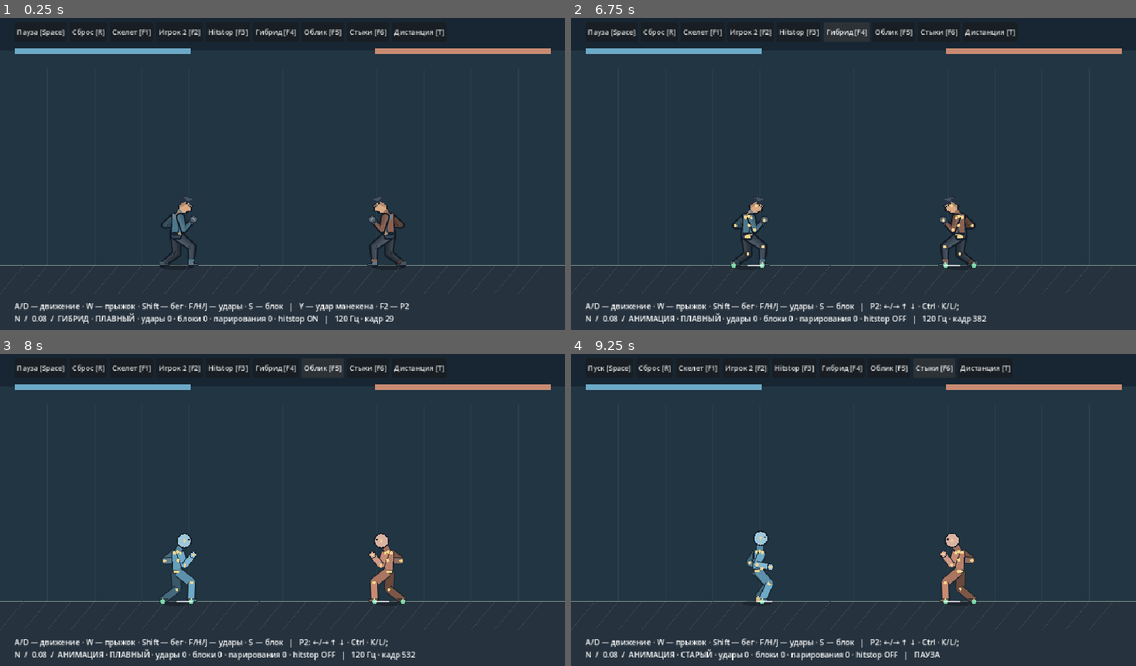
Above: before the commit, frames 1-4 (two rows, left to right).
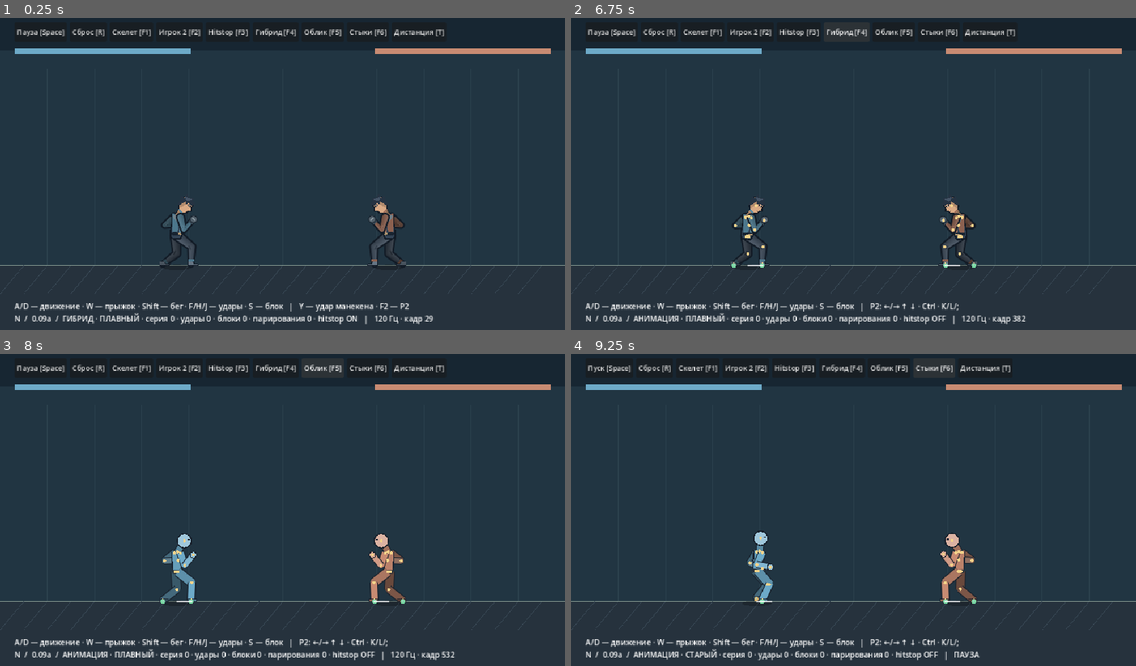
Above: after the commit, the same moments.

Repository: Mefits/Project-N
Game: Godot game, scene res://game/arena.tscn
Same seed, same stepped clock (60 frames per second), same inputs: the game is played once before the commit and once after it.
Inputs:
- Up to frame 1 (0.25 s): no input
- Up to frame 2 (6.75 s): click "Дистанция [T]" at 0.5 s; click "Пауза [Space]" at 1.25 s; click "Дистанция [T]" at 2 s; click "Пуск [Space]" at 2.75 s; click "Сброс [R]" at 3.5 s; click "Скелет [F1]" at 4.25 s; click "Игрок 2 [F2]" at 5 s; click "Hitstop [F3]" at 5.75 s; click "Гибрид [F4]" at 6.5 s
- Up to frame 3 (8 s): click "Облик [F5]" at 7.25 s
- Up to frame 4 (9.25 s): click "Стыки [F6]" at 8 s; tap Enter at 8.75 s; hold D from 8.78 s (still down); tap R at 8.85 s; tap Space at 9.02 s

The runs differ from the first frame. In frame 1, 1.0% of the frame differs, in the area x 7-77%, y 94-99%; in frame 2, 1.0%, in the area x 7-81%, y 94-99%; in frame 3, 1.0%; in frame 4, 0.9%.

Commit message:
N 0.09a: longer running stride, faster baseline attacks and first linked hand string

Diff:
--- a/game/arena.gd
+++ b/game/arena.gd
@@ -31,7 +31,7 @@
     _button("Облик [F5]",_toggle_skin)
     _button("Стыки [F6]",_toggle_smooth)
     _button("Дистанция [T]",_close_reset)
-    toolbar.get_child(toolbar.get_child_count()-1).tooltip_text="Сброс на дистанцию 66 px. F/H/J — удары."
+    toolbar.get_child(toolbar.get_child_count()-1).tooltip_text="Сброс на дистанцию 66 px. F ×3 — серия · H/J — удары."
     hud=Label.new()
     hud.position=Vector2(24,490)
     hud.add_theme_font_size_override("font_size",13)
@@ -106,7 +106,7 @@
     _hud()
     queue_redraw()
 func _hud()->void:
-    hud.text="A/D — движение · W — прыжок · Shift — бег · F/ …(86 unchanged characters)… 2: ←/→ ↑ ↓ · Ctrl · K/L/;")+"\nN  /  0.08  /  "+("ГИБРИД" if world.hybrid_enabled else "АНИМАЦИЯ")+" · "+("ПЛАВНЫЙ" if smooth_skin else "СТАРЫЙ")+" · удары "+str(world.hits)+" · блоки  …(184 unchanged characters)…
+    hud.text="A/D — движение · W — прыжок · Shift — бег · F/ …(86 unchanged characters)… 2: ←/→ ↑ ↓ · Ctrl · K/L/;")+"\nN  /  0.09a  /  "+("ГИБРИД" if world.hybrid_enabled else "АНИМАЦИЯ")+" · "+("ПЛАВНЫЙ" if smooth_skin else "СТАРЫЙ")+" · серия "+str(world.jab_a.chain_count)+" · удары "+str(world.hits)+" · блоки  …(184 unchanged characters)…
 func _segment(a:Vector2,b:Vector2,width:float,c:Color)->void:
     draw_line(a,b,Color("#17202b"),width+3,true)
     draw_line(a,b,c,width,true)
--- /dev/null
+++ b/game/chain_pose.gd
@@ -0,0 +1,37 @@
+extends RefCounted
+## First linked hand string: lead straight -> rear straight -> short lead hook.
+## Original authored local poses, distinct attack paths; no sprite copying.
+const DURATION=32
+const ACTIVE_FROM=9
+const ACTIVE_TO=15
+const CANCEL_FROM=17
+const CROSS=[
+    [0,1.0,Vector2(3,-50),6.0,Vector2(26,1),Vector2(6,10)],
+    [4,1.0,Vector2(-2,-49),-8.0,Vector2(16,4),Vector2(-10,9)],
+    [9,1.0,Vector2(7,-51),23.0,Vector2(8,9),Vector2(43,-2)],
+    [12,1.0,Vector2(9,-51),29.0,Vector2(6,10),Vector2(44,0)],
+    [16,1.0,Vector2(5,-50),18.0,Vector2(11,7),Vector2(34,3)],
+    [23,1.0,Vector2(0,-50),3.0,Vector2(20,0),Vector2(10,11)],
+    [32,0.0,Vector2(0,-50),0.0,Vector2(20,0),Vector2(7,10)]
+]
+const HOOK=[
+    [0,1.0,Vector2(3,-50),12.0,Vector2(15,7),Vector2(30,4)],
+    [4,1.0,Vector2(-3,-48),-12.0,Vector2(-9,-3),Vector2(13,9)],
+    [9,1.0,Vector2(6,-49),20.0,Vector2(34,2),Vector2(6,13)],
+    [12,1.0,Vector2(9,-48),27.0,Vector2(39,10),Vector2(5,14)],
+    [16,1.0,Vector2(7,-49),18.0,Vector2(29,12),Vector2(9,9)],
+    [23,1.0,Vector2(1,-50),4.0,Vector2(18,3),Vector2(8,10)],
+    [32,0.0,Vector2(0,-50),0.0,Vector2(20,0),Vector2(7,10)]
+]
+static func pose(kind:String,t:int)->Dictionary:
+    var keys:Array=CROSS if kind=="cross" else HOOK
+    var a:Array=keys[0]
+    var b:Array=keys[1]
+    for i in range(1,keys.size()):
+        if t<=int(keys[i][0]):
+            a=keys[i-1]
+            b=keys[i]
+            break
+    var u:float=clampf(float(t-int(a[0]))/float(int(b[0])-int(a[0])),0,1)
+    u=u*u*(3-2*u)
+    return {"weight":lerpf(float(a[1]),float(b[1]),u),"hip":Vector2(a[2]).lerp(b[2],u),"lean":lerpf(float(a[3]),float(b[3]),u),"lead":Vector2(a[4]).lerp(b[4],u),"rear":Vector2(a[5]).lerp(b[5],u)}
--- a/game/jab.gd
+++ b/game/jab.gd
@@ -2,16 +2,19 @@
 ## Three authored attacks, basic guard/parry and bounded spring reaction. Fixed 120 Hz.
 const REACTION=preload("res://game/impact_reaction.gd")
 const KICK=preload("res://game/kick_pose.gd")
-const HEAVY_DURATION=80
-const HEAVY_ACTIVE_FROM=24
-const HEAVY_ACTIVE_TO=36
+const CHAIN=preload("res://game/chain_pose.gd")
+const BUFFER_TICKS=22
+const BLEND_TICKS=5
+const HEAVY_DURATION=58
+const HEAVY_ACTIVE_FROM=18
+const HEAVY_ACTIVE_TO=26
 const HEAVY_DAMAGE=25
 const HEAVY_KNOCKBACK=235.0
 const HEAVY_HURT=50
 const HEAVY_HITSTOP=10
-const DURATION=48
-const ACTIVE_FROM=12
-const ACTIVE_TO=23
+const DURATION=36
+const ACTIVE_FROM=9
+const ACTIVE_TO=17
 const HURT_TICKS=26
 const DAMAGE=10
 const KNOCKBACK=145.0
@@ -61,6 +64,11 @@
 var hp:int=100
 var attacks:int=0
 var connected:bool=false
+var contact_hit:bool=false
+var chain_buffer:int=0
+var chain_count:int=0
+var peak_chain:int=0
+var transition_pose:Dictionary={}
 var latch:bool=false
 var queued:bool=false
 func capture(pressed:bool,heavy:bool=false,kick:bool=false,guard:bool=false)->void:
@@ -79,11 +87,12 @@
     heavy_latch=heavy
     kick_latch=kick
 func duration()->int:
+    if kind in ["cross","hook"]:return CHAIN.DURATION
     if kind=="kick":return KICK.DURATION
     return HEAVY_DURATION if kind=="heavy" else DURATION
 func fist()->String:
     if kind=="kick":return "foot_near"
-    return "hand_far" if kind=="heavy" else "hand_near"
+    return "hand_far" if kind in ["heavy","cross"] else "hand_near"
 func contact_point(rig,face:int)->Vector2:
     var p:Vector2=rig.points[fist()]
     # Kick reaches the visible forefoot, rather than the ankle joint alone.
@@ -91,14 +100,36 @@
     return p
 func kicking()->bool:return kind=="kick" and age>=0
 func profile()->Dictionary:
+    if kind=="cross":return {"damage":9,"knockback":85.0,"hurt":32,"freeze":4,"strength":.85,"heavy":false}
+    if kind=="hook":return {"damage":16,"knockback":200.0,"hurt":42,"freeze":7,"strength":1.5,"heavy":true}
     if kind=="kick":return {"damage":KICK.DAMAGE,"knockback":KICK.KNOCKBACK,"hurt":KICK.HURT,"freeze":KICK.HITSTOP,"strength":1.6,"heavy":true}
     return {"damage":HEAVY_DAMAGE,"knockback":HEAVY_KNOCKBACK,"hurt":HEAVY_HURT,"freeze":HEAVY_HITSTOP,"strength":2.0,"heavy":true} if kind=="heavy" else {"damage":DAMAGE,"knockback":KNOCKBACK,"hurt":HURT_TICKS,"freeze":HITSTOP,"strength":1.0,"heavy":false}
 func tick(m)->void:
     reaction.step()
     if hurt>0:hurt-=1
+    if chain_buffer>0:chain_buffer-=1
     if age>=0:
         age+=1
-        if age>=duration():age=-1
+        if age>=duration():
+            age=-1
+            chain_count=0
+            chain_buffer=0
+            transition_pose={}
+    if queued and queued_kind=="jab" and kind in ["jab","cross"] and age>=0 and hurt==0:
+        chain_buffer=BUFFER_TICKS
+        queued=false
+    var cancel:int=19 if kind=="jab" else CHAIN.CANCEL_FROM
+    if age>=cancel and chain_buffer>0 and contact_hit and kind in ["jab","cross"] and hurt==0 and hp>0:
+        transition_pose=_attack_pose()
+        kind="cross" if kind=="jab" else "hook"
+        age=0
+        connected=false
+        contact_hit=false
+        chain_buffer=0
+        chain_count+=1
+        peak_chain=maxi(peak_chain,chain_count)
+        attacks+=1
+
     if blockstun>0:blockstun-=1
     if parry_left>0:parry_left-=1
     var eligible:bool=m.grounded and age<0 and hurt==0 and hp>0
@@ -118,17 +149,25 @@
             kick_pending=0
             age=0
             kind=queued_kind
+            transition_pose={}
+            chain_count=1 if kind=="jab" else 0
+            peak_chain=maxi(peak_chain,chain_count)
+            contact_hit=false
             connected=false
             attacks+=1
     if kick_pending>0 and age<0 and m.grounded and m.swing<0 and absf(m.velocity.x)<=20:
         age=0
         kind="kick"
+        chain_count=0
+        contact_hit=false
+        transition_pose={}
         connected=false
         attacks+=1
         kick_pending=0
     queued=false
 func locked()->bool:return age>=0 or hurt>0 or hp<=0 or blockstun>0
 func active()->bool:
+    if kind in ["cross","hook"]:return age>=CHAIN.ACTIVE_FROM and age<=CHAIN.ACTIVE_TO and not connected
     if kind=="kick":return age>=KICK.ACTIVE_FROM and age<=KICK.ACTIVE_TO and not connected
     return age>=(HEAVY_ACTIVE_FROM if kind=="heavy" else ACTIVE_FROM) and age<=(HEAVY_ACTIVE_TO if kind=="heavy" else ACTIVE_TO) and not connected
 func defense(m,source_x:float)->String:
@@ -144,6 +183,9 @@
     parry_left=0
     blockstun=0
 func punish_parried(m,direction:int)->void:
+    chain_buffer=0
+    chain_count=0
+    transition_pose={}
     age=-1
     hurt=PARRY_STUN
     hurt_total=hurt
@@ -156,6 +198,9 @@
     m.velocity.x=24.0*direction
     reaction.impulse(.6,.8,float(direction*m.facing))
 func receive(m,direction:int,attack:Dictionary,lever:float)->void:
+    chain_buffer=0
+    chain_count=0
+    transition_pose={}
     guarding=false
     guard_blend=0
     parry_left=0
@@ -181,15 +226,24 @@
             var recoil:float=clampf(float(blockstun)/20,0,1)
             return {"weight":guard_blend,"hip":Vector2(-2,-48),"lean":3.0-10.0*recoil,"lead":Vector2(24,-7)+Vector2(-5,4)*recoil,"rear":Vector2(17,4)+Vector2(-4,3)*recoil}
         return {}
+    return _attack_pose()
+func _attack_pose()->Dictionary:
     if kind=="kick":return KICK.pose(age)
+    if kind in ["cross","hook"]:
+        var target:Dictionary=CHAIN.pose(kind,age)
+        if not transition_pose.is_empty() and age<BLEND_TICKS:
+            var blend:float=smoothstep(0.0,float(BLEND_TICKS),float(age))
+            return {"weight":lerpf(float(transition_pose.weight),float(target.weight),blend),"hip":Vector2(transition_pose.hip).lerp(target.hip,blend),"lean":lerpf(float(transition_pose.lean),float(target.lean),blend),"lead":Vector2(transition_pose.lead).lerp(target.lead,blend),"rear":Vector2(transition_pose.rear).lerp(target.rear,blend)}
+        return target
+    var pose_tick:float=float(age)*(80.0/HEAVY_DURATION if kind=="heavy" else 48.0/DURATION)
     var keys:Array=HEAVY_KEYS if kind=="heavy" else KEYS
     var a:Array=keys[0]
     var b:Array=keys[1]
     for i in range(1,keys.size()):
-        if age<=int(keys[i][0]):
+        if pose_tick<=float(keys[i][0]):
             a=keys[i-1]
             b=keys[i]
             break
-    var u:float=float(age-int(a[0]))/float(int(b[0])-int(a[0]))
+    var u:float=(pose_tick-float(a[0]))/float(int(b[0])-int(a[0]))
     u=u*u*(3-2*u)
     return {"weight":lerpf(float(a[1]),float(b[1]),u),"hip":Vector2(lerpf(float(a[2]),float(b[2]),u),lerpf(float(a[3]),float(b[3]),u)),"lean":lerpf(float(a[4]),float(b[4]),u),"lead":Vector2(a[5]).lerp(b[5],u),"rear":Vector2(a[6]).lerp(b[6],u)}
--- a/game/kick_pose.gd
+++ b/game/kick_pose.gd
@@ -1,9 +1,9 @@
 extends RefCounted
 ## Front kick, right-facing local targets. Rear foot stays planted.
 ## Based on chamber/extension/retraction silhouettes in Martial Arts front_kick.
-const DURATION=84
-const ACTIVE_FROM=24
-const ACTIVE_TO=34
+const DURATION=64
+const ACTIVE_FROM=19
+const ACTIVE_TO=26
 const DAMAGE=18
 const KNOCKBACK=195.0
 const HURT=40
@@ -21,13 +21,14 @@
     [84,0.0,Vector2(0,-50),0.0,Vector2(22,0),Vector2(7,10),Vector2(24,-2)]
 ]
 static func pose(tick:int)->Dictionary:
+    var pose_tick:float=float(tick)*84.0/DURATION
     var a:Array=KEYS[0]
     var b:Array=KEYS[1]
     for i in range(1,KEYS.size()):
-        if tick<=int(KEYS[i][0]):
+        if pose_tick<=float(KEYS[i][0]):
             a=KEYS[i-1]
             b=KEYS[i]
             break
-    var u:float=clampf(float(tick-int(a[0]))/float(int(b[0])-int(a[0])),0,1)
+    var u:float=clampf((pose_tick-float(a[0]))/float(int(b[0])-int(a[0])),0,1)
     u=u*u*(3-2*u)
     return {"weight":lerpf(float(a[1]),float(b[1]),u),"hip":Vector2(a[2]).lerp(b[2],u),"lean":lerpf(float(a[3]),float(b[3]),u),"lead":Vector2(a[4]).lerp(b[4],u),"rear":Vector2(a[5]).lerp(b[5],u),"kick_foot":Vector2(a[6]).lerp(b[6],u)}
--- a/game/motion_pose.gd
+++ b/game/motion_pose.gd
@@ -18,6 +18,6 @@
     hand=hand.lerp(Vector2(19.0 if side==0 else 9.0,12.0),extend)
     return {"foot":f,"hand":hand,"lean":lerpf(12.0,25.0,tuck)*(1.0-extend)+4.0*extend,"hip_y":-50.0+6.0*tuck,"phase":phase}
 static func arm_target(stride:float,run:float,side:int)->Vector2:
-    var upper:float=stride*lerpf(24.0,48.0,run)
-    var elbow:float=lerpf(35.0,91.0,run)
+    var upper:float=stride*lerpf(24.0,61.0,run)
+    var elbow:float=lerpf(35.0,77.0,run)
     return Vector2(0,22).rotated(deg_to_rad(upper))+Vector2(0,23).rotated(deg_to_rad(upper-elbow))
--- a/game/motor.gd
+++ b/game/motor.gd
@@ -4,7 +4,7 @@
 const FLOOR=430.0
 const DT=1.0/120.0
 const WALK=135.0
-const RUN=215.0
+const RUN=240.0
 const GRAVITY=1000.0
 const JUMP=395.0
 const ACCEL=1150.0
@@ -48,9 +48,11 @@
     # Freeze the step duration at lift-off; changing Shift mid-step cannot snap a foot.
     var moving:bool=absf(axis)>.01
     var fast:bool=moving and sprint and axis*facing>0
-    swing_duration=.13 if fast else (.18 if moving else .15)
-    swing_height=23.0 if fast else (10.0 if moving else 6.0)
-    var ahead:float=signf(axis)*(17.0+absf(axis)*swing_duration)
+    swing_duration=.21 if fast else (.18 if moving else .15)
+    swing_height=26.0 if fast else (10.0 if moving else 6.0)
+    # Aim ahead of the future root, not the root at lift-off.
+    var reach:float=20.0+clampf(absf(velocity.x)*swing_duration,12.0,44.0) if fast else 17.0
+    var ahead:float=signf(axis)*reach
     if not moving:ahead=(STANCE.HALF_WIDTH if index==0 else -STANCE.HALF_WIDTH)*facing
     swing_to=Vector2(clampf(pos.x+ahead,32,928),FLOOR)
     swing_t=0
@@ -74,7 +76,8 @@
     # Backpedal in guard rather than playing a forward sprint backwards.
     var backward:bool=axis*facing<0
     var target:float=axis*(96.0 if backward else (RUN if sprint else WALK))
-    velocity.x=move_toward(velocity.x,target,DT*(550.0 if input.get("hurt",false) else (BRAKE if absf(axis)<.01 else ACCEL)))
+    if input.get("combo_follow",false):target=axis*165.0
+    velocity.x=move_toward(velocity.x,target,DT*(550.0 if input.get("hurt",false) else (BRAKE if absf(axis)<.01 else (1900.0 if input.get("combo_follow",false) else ACCEL))))
     if grounded and jump and not jump_latch:
         takeoff_feet.clear()
         for foot in feet:takeoff_feet.append(Vector2((foot.x-pos.x)*facing,foot.y-pos.y-2))
--- a/game/rig.gd
+++ b/game/rig.gd
@@ -27,11 +27,11 @@
     var moving:float=clampf(m.gait,0,1) if m.grounded else 1.0
     var fast:float=m.run_mix
     var backward:bool=relative<-.1
-    var travel_lean:float=3.0 if backward else lerpf(8.0,23.0,fast)
+    var travel_lean:float=3.0 if backward else lerpf(8.0,31.0,fast)
     var lean:float=lerpf(float(g.torso),travel_lean,moving)
     var hip_x:float=lerpf(float(g.hip.x),0,moving)
     var step_u:float=m.swing_t/m.swing_duration if m.swing>=0 else 0.0
-    var bounce:float=sin(step_u*PI)*lerpf(2.0,5.0,fast)*moving
+    var bounce:float=sin(step_u*PI)*lerpf(2.0,3.5,fast)*moving
     var hip_y:float=lerpf(float(g.hip.y),-51.0-bounce,moving)+9*m.land
     lean+=12*m.land
     if not m.grounded:
@@ -54,7 +54,7 @@
     lean=clampf(lean+reaction.x,-55,55)
     var hip:=Vector2(hip_x,hip_y)
     var chest:=hip+Vector2(0,-TORSO).rotated(deg_to_rad(lean))
-    var head:=chest+Vector2(0,-NECK).rotated(deg_to_rad(clampf(lerpf(float(g.head),(lean-reaction.x)*.6,moving)+reaction.y,-45,60)))
+    var head:=chest+Vector2(0,-NECK).rotated(deg_to_rad(clampf(lerpf(float(g.head),(lean-reaction.x)*lerpf(.6,.27,fast),moving)+reaction.y,-45,60)))
     var local:Dictionary={"hips":hip,"chest":chest,"head":head}
     for i in range(2):
         var side:String="near" if i==0 else "far"
--- a/game/world.gd
+++ b/game/world.gd
@@ -42,8 +42,8 @@
     var prev_b:Vector2=jab_b.contact_point(rig_b,b.facing)
     var ax:float=a.pos.x
     var bx:float=b.pos.x
-    a.tick(_motor_input(left,jab_a),bx)
-    b.tick(_motor_input(right,jab_b),ax)
+    a.tick(_motor_input(left,jab_a,a,b),bx)
+    b.tick(_motor_input(right,jab_b,b,a),ax)
     if absf(a.pos.y-b.pos.y)<70 and absf(a.pos.x-b.pos.x)<38:
         var sign0:float=1 if ax<=bx else -1
         var mid:float=clampf((a.pos.x+b.pos.x)*.5,67,893)
@@ -71,6 +71,7 @@
 
 func _resolve(src,dst,attack,defender,contact:Dictionary,profile:Dictionary,result:String)->int:
     attack.connected=true
+    attack.contact_hit=result=="hit"
     last_contact=contact.point
     last_lever=float(contact.lever)
     last_result=result
@@ -89,7 +90,11 @@
             defender.receive(dst,src.facing,profile,last_lever)
             return int(profile.freeze)
 
-func _motor_input(input:Dictionary,j)->Dictionary:
+func _motor_input(input:Dictionary,j,m,opponent)->Dictionary:
+    # Bounded authored pursuit, only on confirmed linked hand attacks. No teleport or magnetic hit.
+    if j.age>=0 and j.kind in ["cross","hook"]:
+        var gap:float=(opponent.pos.x-m.pos.x)*m.facing
+        return {"lock_facing":true,"combo_follow":true,"move":float(m.facing) if gap>49 and gap<115 and absf(opponent.pos.y-m.pos.y)<45 else 0.0}
     if j.guarding:return {"lock_facing":true,"hurt":j.blockstun>0}
     if j.kicking():return {"lock_facing":true,"kick_support":true}
     if j.kick_pending>0:return {"settle_kick":true,"lock_facing":true}
--- /dev/null
+++ b/tests/chain.gd
@@ -0,0 +1,58 @@
+extends SceneTree
+const W=preload("res://game/world.gd")
+const J=preload("res://game/jab.gd")
+const R=preload("res://game/rig.gd")
+var errors:int=0
+func _initialize()->void:call_deferred("_run")
+func check(ok:bool,msg:String)->void:
+    if not ok:errors+=1;push_error(msg)
+func close_world(gap:float=60)->RefCounted:
+    var w=W.new()
+    w.a.separate(150)
+    w.b.separate(w.a.pos.x+gap-w.b.pos.x)
+    w.rig_a.sample(w.a)
+    w.rig_b.sample(w.b)
+    return w
+func string_run(w,mirror:bool=false,guard:bool=false)->Array:
+    var attacker=w.jab_b if mirror else w.jab_a
+    var sent:int=0
+    var kinds:Array=[]
+    var last:String=""
+    for i in range(200):
+        var press:bool=i==0 or (sent==1 and attacker.kind=="jab" and attacker.age>=11) or (sent==2 and attacker.kind=="cross" and attacker.age>=11)
+        if press:sent+=1
+        var input:Dictionary={"jab":press}
+        var other:Dictionary={"guard":guard}
+        w.tick(other if mirror else input,input if mirror else other)
+        if attacker.age>=0 and attacker.kind!=last:
+            kinds.append(attacker.kind)
+            last=attacker.kind
+        var p:Dictionary=w.rig_b.points if mirror else w.rig_a.points
+        for side in ["near","far"]:
+            check(absf(p["shoulder_"+side].distance_to(p["elbow_"+side])-R.UPPER_ARM)<.001,"Chain upper arm")
+            check(absf(p["elbow_"+side].distance_to(p["hand_"+side])-R.LOWER_ARM)<.001,"Chain forearm")
+    return kinds
+func _run()->void:
+    var w=close_world()
+    var x:float=w.a.pos.x
+    var kinds:Array=string_run(w)
+    check(kinds==["jab","cross","hook"],"Distinct lead/rear/hook")
+    check(w.hits==3 and w.jab_b.hp==65 and w.jab_a.peak_chain==3,"Three confirmed contacts")
+    check(w.a.pos.x>x+8 and w.a.pos.x<x+100,"Bounded pursuit")
+    check(w.jab_a.age<0 and w.jab_a.chain_count==0,"Returns to guard")
+    var mirror=close_world()
+    check(string_run(mirror,true)==["jab","cross","hook"],"Mirrored sequence")
+    check(mirror.hits==3 and mirror.jab_a.hp==65,"Mirror damage")
+    var miss=close_world(170)
+    check(string_run(miss)==["jab"] and miss.hits==0,"Whiff cannot unlock followup")
+    var blocked=close_world()
+    blocked.tick({},{"guard":true})
+    for i in range(20):blocked.tick({},{"guard":true})
+    check(string_run(blocked,false,true)==["jab"] and blocked.blocks==1 and blocked.hits==0,"Block cannot unlock followup")
+    var parry=close_world()
+    for i in range(100):
+        parry.tick({"jab":i==0 or i==11},{"guard":i>=6})
+    check(parry.parries==1 and parry.jab_a.attacks==1 and parry.jab_a.chain_buffer==0,"Parry clears chain")
+    check(J.DURATION==36 and J.HEAVY_DURATION==58 and J.KICK.DURATION==64,"New baseline tempo")
+    print("N chain failures: ",errors,"; sequence ",kinds,"; hits ",w.hits,"; travel ",w.a.pos.x-x)
+    quit(0 if errors==0 else 1)
--- a/tests/defense.gd
+++ b/tests/defense.gd
@@ -26,7 +26,7 @@
         check(w.frozen_ticks==J.BLOCK_FREEZE,"Block hitstop")
     var p=close_world()
     for i in range(100):
-        p.tick({"jab":i==0},{"guard":i>=9 and i<21})
+        p.tick({"jab":i==0},{"guard":i>=6 and i<18})
         if p.parries==1:
             check(p.jab_a.hurt>0 and p.jab_a.age<0,"Parry interrupts attacker")
             break
@@ -35,7 +35,7 @@
     for i in range(100):p.tick({},{"jab":i==1})
     check(p.hits==1 and p.jab_a.hp==90,"Parry counterattack")
     var mirror=close_world()
-    for i in range(90):mirror.tick({"guard":i>=9},{"jab":i==0})
+    for i in range(90):mirror.tick({"guard":i>=6},{"jab":i==0})
     check(mirror.parries==1 and mirror.jab_a.hp==100,"Mirror parry")
     var early=close_world()
     for i in range(100):early.tick({"jab":i==25},{"guard":true})
@@ -55,7 +55,7 @@
     attacking.tick({"guard":true},{})
     check(not attacking.jab_a.guarding and attacking.jab_a.age>=0,"No guard cancel mid attack")
     var whiff=close_world(160)
-    for i in range(90):whiff.tick({"jab":i==0},{"guard":i>=9})
+    for i in range(90):whiff.tick({"jab":i==0},{"guard":i>=6})
     check(whiff.hits==0 and whiff.blocks==0 and whiff.parries==0 and whiff.frozen_ticks==0,"No defense event without contact")
     print("N defense failures: ",errors)
     quit(0 if errors==0 else 1)
--- a/tests/locomotion.gd
+++ b/tests/locomotion.gd
@@ -91,8 +91,22 @@
                     if motion.a.swing!=idx:
                         check(motion.rig_a.points["foot_"+side].distance_to(motion.a.feet[idx]-Vector2(0,2))<.5,"Support reach "+mode)
         check(peak>90 and motion.a.steps>3,"Motion "+mode)
-        if mode=="run":check(peak>200 and lift>18,"Running cadence and lift")
+        if mode=="run":check(peak>230 and lift>22,"Running cadence and lift")
         if mode=="back":check(motion.a.pos.x<origin-80 and motion.a.facing==1 and peak<100,"Backpedal preserves guard")
+    var runner=W.new()
+    runner.a.separate(-120)
+    runner.b.separate(220)
+    var last_step:int=0
+    var step_ticks:Array[int]=[]
+    for i in range(240):
+        runner.tick({"move":1,"run":true},{})
+        if runner.a.steps>last_step:
+            if i>70:step_ticks.append(i)
+            last_step=runner.a.steps
+    check(step_ticks.size()>=5,"Sustained run steps")
+    for i in range(1,step_ticks.size()):
+        check(step_ticks[i]-step_ticks[i-1]>=23,"No short sprint cadence")
+    print("N run steady contact ticks: ",step_ticks)
     var transition=W.new()
     for i in range(35):transition.tick({"move":1},{})
     var duration:float=transition.a.swing_duration
--- a/tests/visual.gd
+++ b/tests/visual.gd
@@ -69,7 +69,7 @@
         for i in range(4):
             var n:int=frame*4+i
             var left:Dictionary={"jab":n==24}
-            var right:Dictionary={"guard":n>= (33 if parry else 0) and not counter_sent}
+            var right:Dictionary={"guard":n>= (30 if parry else 0) and not counter_sent}
             if parry and scene.world.parries==1 and not counter_sent and scene.world.freeze==0:
                 right={"jab":true}
                 counter_sent=true
@@ -80,6 +80,27 @@
     if parry:
         if scene.world.parries!=1 or scene.world.hits!=1:push_error("Parry capture mismatch");quit(1)
     elif scene.world.blocks!=1 or scene.world.hits!=0:push_error("Block capture mismatch");quit(1)
+func chain_sequence(scene,name:String,mirror:bool=false)->void:
+    scene.world=W.new()
+    scene.world.a.separate(150)
+    scene.world.b.separate(scene.world.a.pos.x+60-scene.world.b.pos.x)
+    scene.world.rig_a.sample(scene.world.a)
+    scene.world.rig_b.sample(scene.world.b)
+    scene.debug=false
+    DirAccess.make_dir_recursive_absolute("res://reports/"+name)
+    var sent:int=0
+    for frame in range(60):
+        for i in range(4):
+            var n:int=frame*4+i
+            var attacker=scene.world.jab_b if mirror else scene.world.jab_a
+            var press:bool=n==12 or (sent==1 and attacker.kind=="jab" and attacker.age>=11) or (sent==2 and attacker.kind=="cross" and attacker.age>=11)
+            if press:sent+=1
+            var input:Dictionary={"jab":press}
+            scene.world.tick({} if mirror else input,input if mirror else {})
+        scene._hud()
+        scene.queue_redraw()
+        await capture(name+"/frame_%03d"%frame)
+    if scene.world.hits!=3:push_error("Chain capture mismatch "+name);quit(1)
 func check_skin(scene,state:Dictionary,tick0:int)->void:
     if scene.world.ticks!=tick0 or scene.world.rig_a.points!=state:
         push_error("Skin altered simulation")
@@ -140,6 +161,8 @@
     await kick_sequence(scene,"kick_mirror",true,true)
     await defense_sequence(scene,"block",false)
     await defense_sequence(scene,"parry_counter",true)
+    await chain_sequence(scene,"chain")
+    await chain_sequence(scene,"chain_mirror",true)
     var state:Dictionary=scene.world.rig_a.points.duplicate(true)
     var tick0:int=scene.world.ticks
     scene._toggle_skin()
Not shown, changed: docs/CHECKPOINT.md
Not shown, changed: docs/PLAN.md
